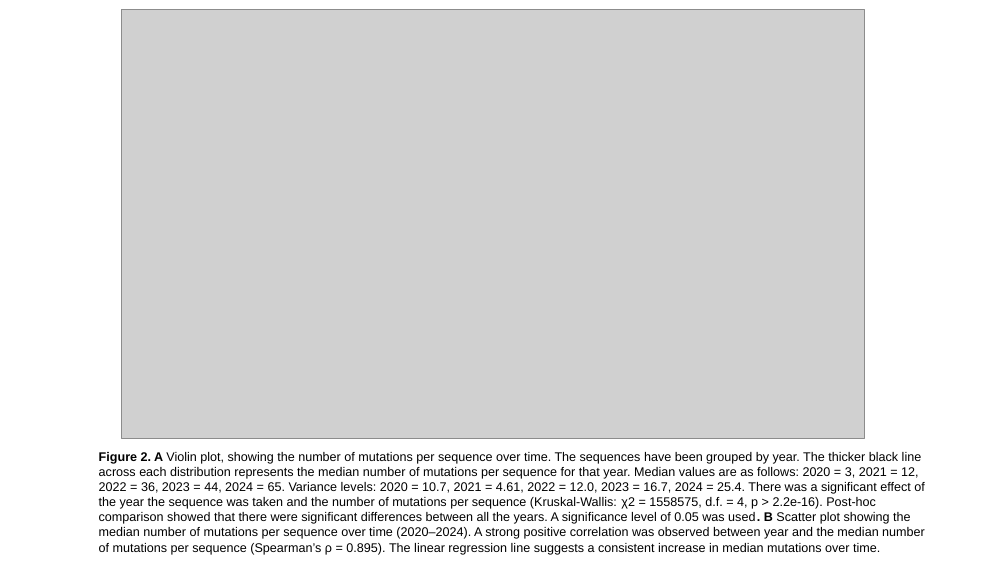
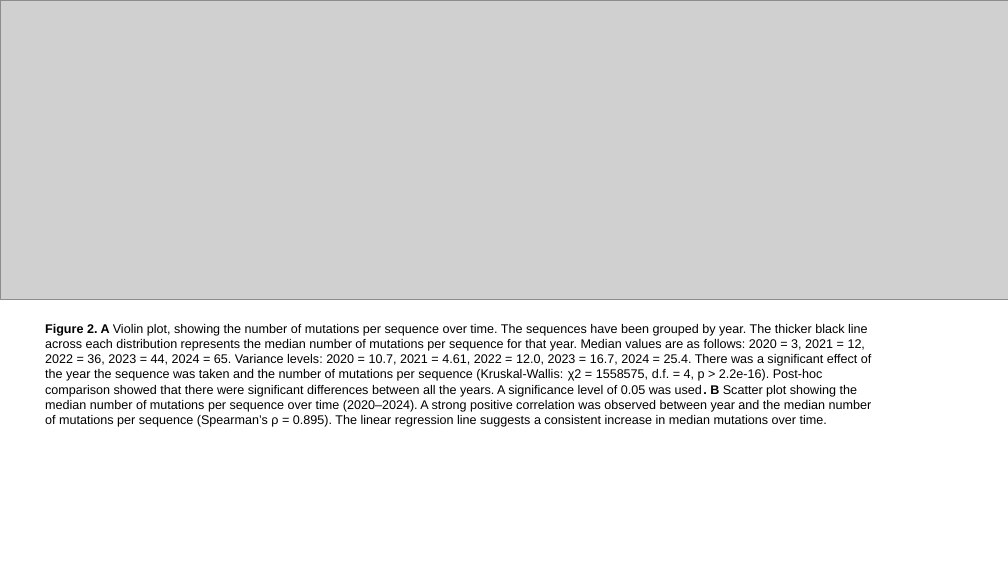
Before and after one commit to sha524/Spike_protein, a slide deck: slide 2 of Plots and Figures/Real plots and figures/Completed figures with captions.pptx. Drawn at 1008x567 pixels with LibreOffice and Linux fonts; fonts in the diff are those of the drawing; grey boxes stand for pictures. Boxes give left, top, right and bottom in pixels: in the first picture for what was removed or moved away, otherwise in the second. Text is boxed around its words. In the diff, an @@ line names an element or a change of style, - is before the commit and + after.

```diff
--- a/Plots and Figures/Real plots and figures/Completed figures with captions.pptx
+++ b/Plots and Figures/Real plots and figures/Completed figures with captions.pptx
@@ picture: place and size @@
-picture at bbox=[122, 9, 864, 439]
+picture at bbox=[0, 0, 1008, 299]
@@ text "Figure 2. A Violin plot, ...": place and size @@
-text "Figure 2. A Violin plot, ..." at bbox=[99, 452, 925, 555]
+text "Figure 2. A Violin plot, ..." at bbox=[45, 324, 872, 427]
```
Also in this commit, not shown: 1 other slide changed, 10 other files.
